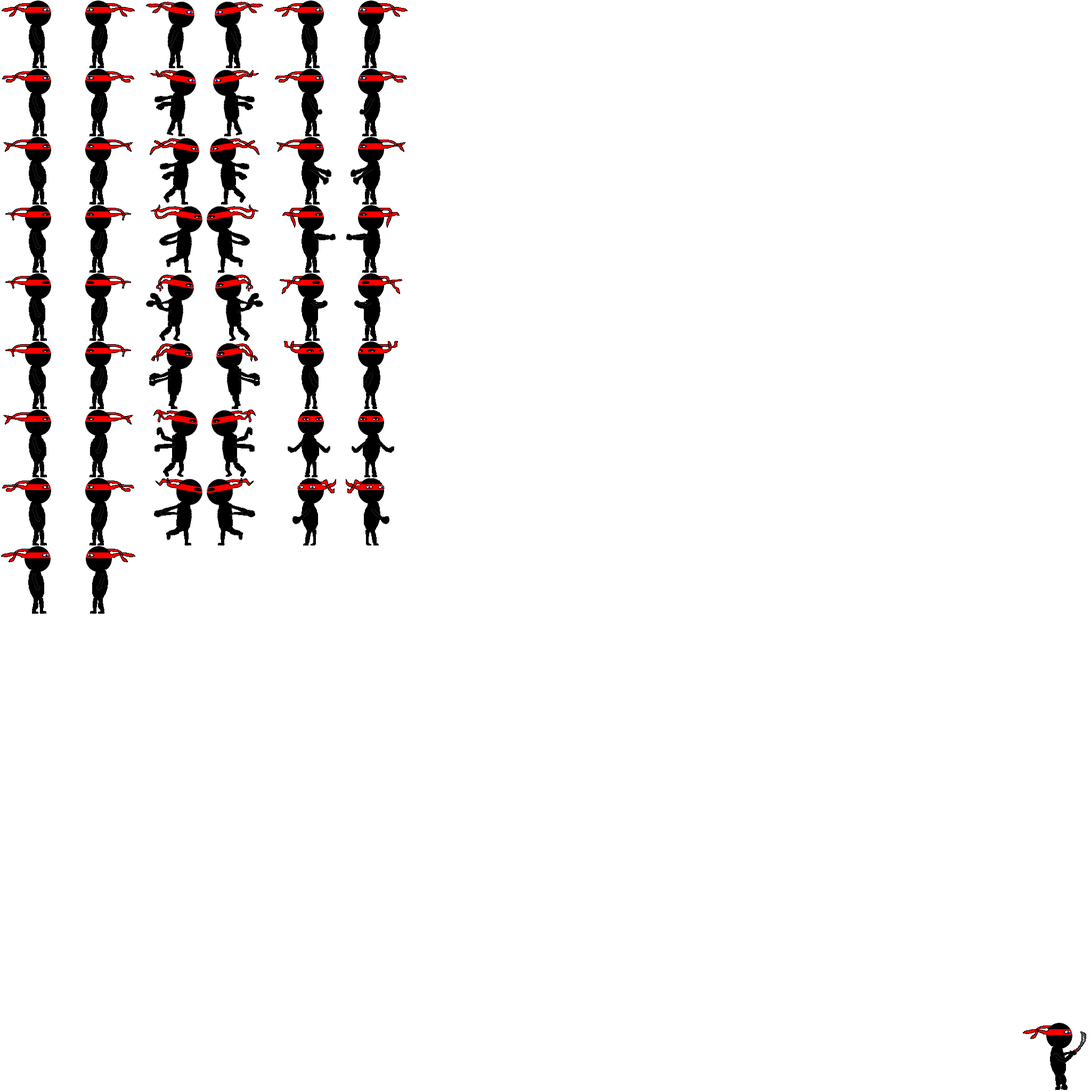
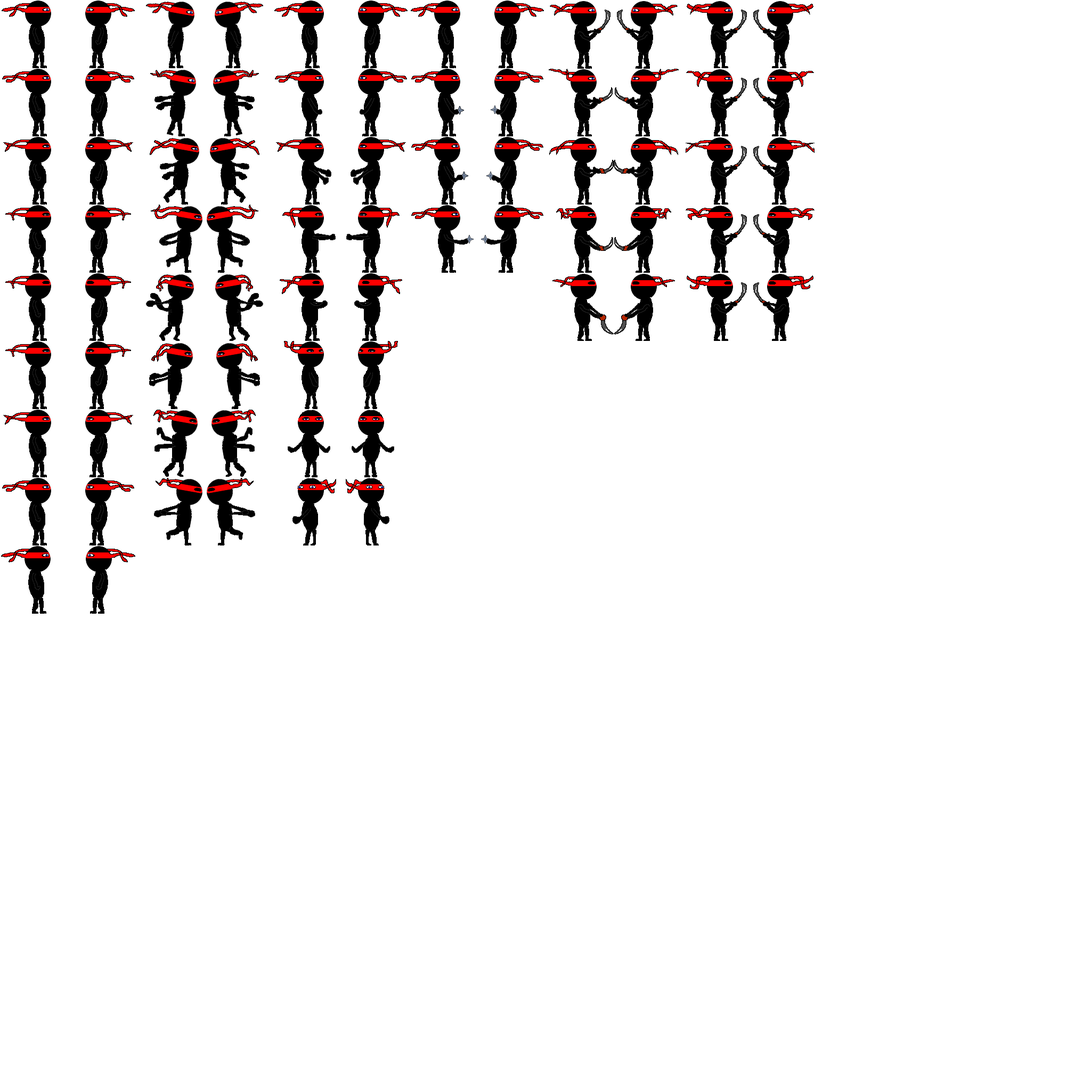
Before/after of a 1091x1091 layered artwork. What changed in the layer stack:
moved "Calque Copié" above "NinjaStar.png", painted on it over bbox(753, 1, 815, 342)
removed layer "Arrière-plan" over bbox(410, 0, 1087, 1091)
renamed "Calque Copié #1" to "NinjaStar.png", painted on it over bbox(410, 0, 748, 342)
